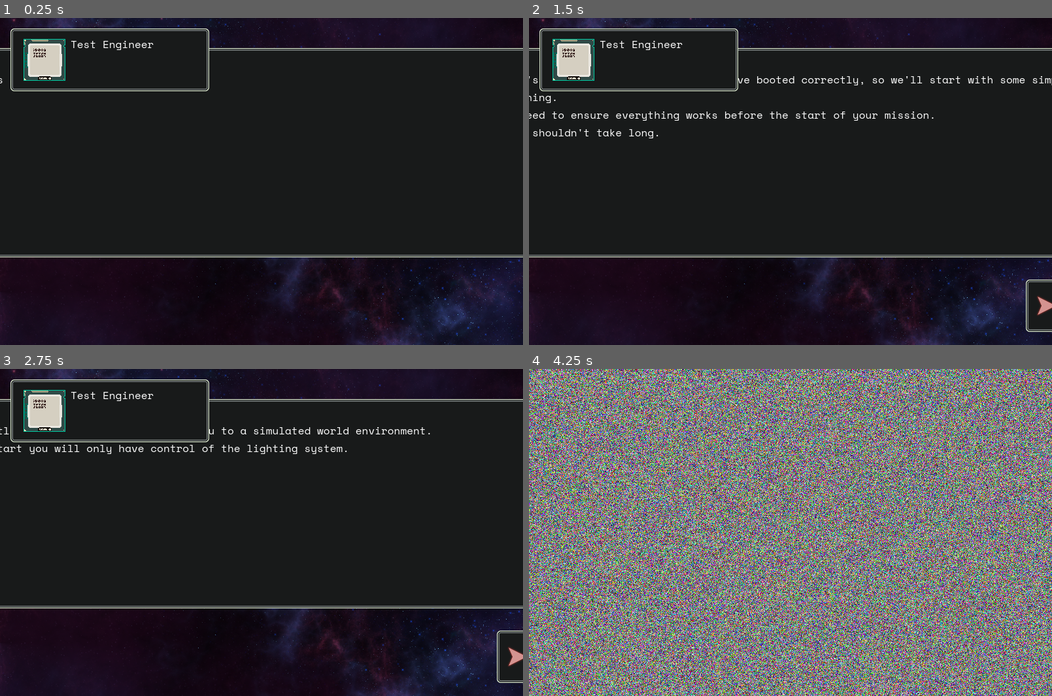
Above: before the commit, frames 1-4 (two rows, left to right).
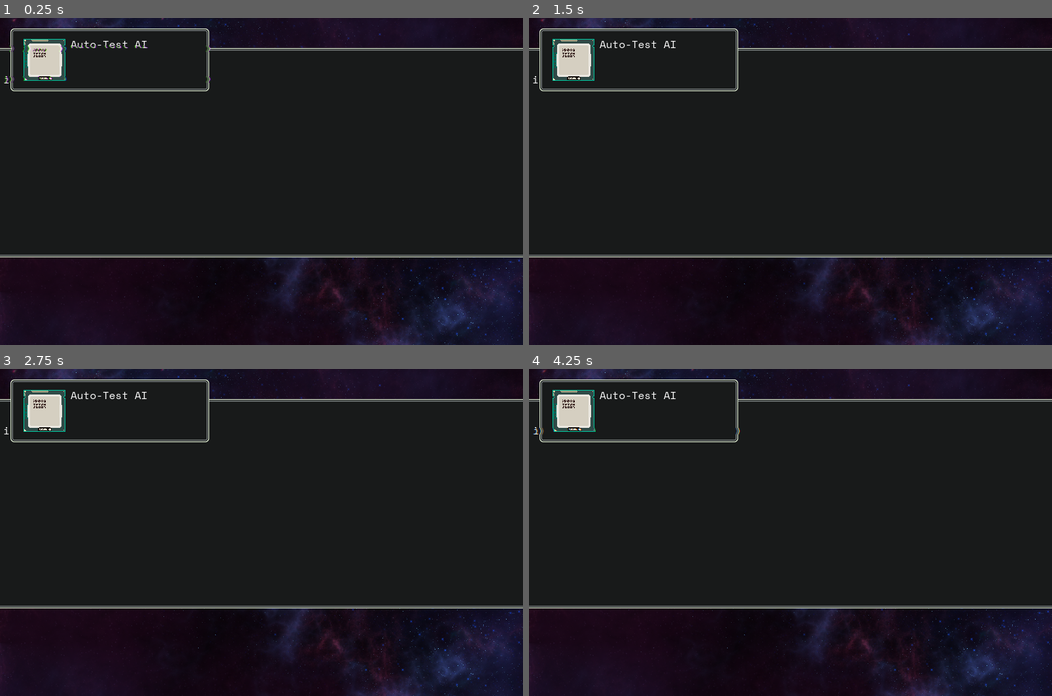
Above: after the commit, the same moments.

Repository: maximinus/scheme7
Game: Godot game, scene res://scenes/Interface/Dialog/Dialog.tscn
Same seed, same stepped clock (60 frames per second), same inputs: the game is played once before the commit and once after it. After the commit the project has no main scene; this scene is started directly in both runs. Sound files missing from this copy of the repository are replaced by a short silence.
Inputs:
- Up to frame 1 (0.25 s): no input
- Up to frame 2 (1.5 s): tap Enter (Enter) at 0.5, 0.6, 1.35 s; hold D (RightTurn) 0.53-1.28 s; hold M (download) from 1.28 s (still down)
- Up to frame 3 (2.75 s): tap Enter (Enter) at 2, 2.3 s; release M (download) at 2.03 s; hold D (RightTurn) from 2.03 s (still down); tap Space (FireLaser) at 2.1 s
- Up to frame 4 (4.25 s): tap Enter (Enter) at 2.75, 3.05, 3.5, 3.8 s; release D (RightTurn) at 2.78 s; hold W (Thrust) 2.78-3.53 s; tap K (FullBeam) at 2.85 s; hold A (LeftTurn) from 3.53 s (still down); tap L (Lights) at 3.6 s; tap P (Pause) at 4.15 s

The runs differ from the first frame. In frame 1, 0.3% of the frame differs, in the area x 0-65%, y 0-20%; in frame 2, 1.9%; in frame 3, 1.5%; in frame 4, 99%, in the area x 0-100%, y 0-100%.
Error after the commit: Invalid access of index '0' on a base object of type: 'Array'. (res://scenes/Interface/Dialog/Dialog.gd:48)

Commit message:
Pre-commit before removing Godot3 version

Diff:
--- a/Scheme7_G4/code/global/dialog.gd
+++ b/Scheme7_G4/code/global/dialog.gd
@@ -1,23 +1,33 @@
 extends Node
+
+# this global should handle loading dialog fragments from json
+# it will be called by any scenes that need dialog
 
 var text: Array
 
-class  SingleDialog:
+# the base dialog scene is used many times
+# however, it is stored as a packed scene and we cannot edit this data
+# also it takes a frame to be instanced: so we place the data it must show
+# here so it can be picked up by the scene itself
+var next_dialog: Array
+
+class SingleDialog:
+	# this is the data for a single block of dialog
 	var speaker: String
 	var text: String
 
-	func _init() -> void:
-		pass
+	func _init(spk: String, txt: String) -> void:
+		speaker = spk
+		text = txt
 
-func setDialog(data) -> void:
-	text = data
 
-func getDialog() -> Array:
-	# return a chunk of dialog after converting
-	var dialogs = []
-	for i in text:
-		var d = SingleDialog.new()
-		d.speaker = 'Test Engineer'
-		d.text = i
-		dialogs.append(d)
-	return(dialogs)
+func loadDialog(filepath: String):
+	# load the data in the json, parse it and return as needed
+	var new_dialogs: Array = []
+	var path_to_dialog = 'res://json/' + filepath
+	var json_as_text = FileAccess.get_file_as_string(path_to_dialog)
+	var dialog_data = JSON.parse_string(json_as_text)
+	var speaker = dialog_data.speaker
+	for i in dialog_data.dialogs:
+		new_dialogs.append(SingleDialog.new(speaker, i))
+	return new_dialogs
--- a/Scheme7_G4/code/global/scenes.gd
+++ b/Scheme7_G4/code/global/scenes.gd
@@ -1,107 +1,67 @@
 extends Node
 
 # the first scene is dictated in the project settings
+# we use this code to transition
 
 var current_load_path: String
-var load_status
-var level_data
-var level_index: int
-var next_scene
 var transition = preload('res://scenes/SceneTransitions/Static/Static.tscn')
+var dialog_scene = preload('res://scenes/Interface/Dialog/Dialog.tscn')
+var next_dialogs: Array = []
+var loading_dialog: bool
+var scene_stack: Array
 
 func _ready() -> void:
-	# we need to load in the level structure
-	# this tells where to go from scene to scene
 	current_load_path = ''
-	# we need to load and parse the level data
-	level_index = 0
-	loadLevelData()
-	setupLevel()
+	scene_stack = []
 
-func moveToTransition():
-	# we always transition using a scene transistion
+func addScenes(new_scenes: Array):
+	scene_stack.append_array(new_scenes)
+
+func addSingleScene(new_scene: String):
+	scene_stack.append(new_scene)
+
+func moveToNextScene():
+	# the scene calling this is responsible for doiung any fade outs etc...
+	# this code will:
+	# start playing the "static" scene
+	# load the next scene in the background
+	# when the background load is complete, we set a flag
+	# when the static transition is complete and loading is done,
+	#   static scene will call "completeSceneTransition"
+	# and then the new scene is loaded
+	# If there are no scenes to move to, crash out
+	if len(scene_stack) == 0:
+		print('Error: No more scenes')
+		get_tree().quit()
 	get_tree().change_scene_to_packed(transition)
+	loadScene(scene_stack[0])
+	scene_stack.pop_front()
 
-func setupScene():
-	# and this is called by the transition
-	level_index += 1
-	setupLevel()
+func completeSceneTransition():
+	if loading_dialog == true:
+		get_tree().change_scene_to_packed(dialog_scene)
+	else:
+		var scene: PackedScene = getLoadedScene()
+		get_tree().change_scene_to_packed(scene)
 
-func loadLevelData() -> void:
-	# load the json data
-	var filename = 'res://json/levels/tutorial.json'
-	var json_file = FileAccess.open(filename, FileAccess.READ)
-	if json_file == null:
-		print('Failed to load level data')
-		get_tree().quit()
-	var json_text = json_file.get_as_text()
-	json_file.close()
-	var json_data = JSON.parse_string(json_text)
-	if json_data == null:
-		print('Error: Failed to load json')
-		get_tree().quit()
-	level_data = json_data
-
-func setupLevel():
-	print('Setting up: ', level_index)
-	# read the level data and setup the next level before loading it
-	# this should be handled during the transition scene
-	var level = level_data[level_index]
-	# now we check everything
-	next_scene = getScene(level['level'])
-	addDialog(level)
-	buildShip(level)
-
-func getScene(scene: String):
-	# is it the dialog?
-	if scene == 'Dialog':
-		return('res://scenes/Interface/Dialog/Dialog.tscn')
-	if scene.begins_with('tutorial'):
-		return('res://scenes/Levels/tutorial_levels/' + scene + '/' + scene + '.tscn')
-	print('Error: Cannot understand scene name ' + scene)
-	get_tree().quit()
-
-func addDialog(level):
-	if not level.has('dialog'):
-		return
-	# load the dialog json and store it in Dialog singleton
-	var filename = 'res://json/levels/' + level['dialog']
-	var dialog_file = FileAccess.open(filename, FileAccess.READ)
-	if dialog_file == null:
-		print('Error: Failed to load ' + filename)
-	var dialog_text = dialog_file.get_as_text()
-	dialog_file.close()
-	var json_data = JSON.parse_string(dialog_text)
-	if json_data == null:
-		print('Error: JSON error')
-	Dialog.setDialog(json_data['dialog'])
-
-func buildShip(level):
-	if not level.has('ship'):
-		return
-	Globals.ship.reset()
-	for ship_item in level['ship']:
-		match ship_item:
-			'GunsOff':
-				Globals.ship.gun = GunsOff.new()
-			'ShieldOff':
-				Globals.ship.shield = ShieldOff.new()
-			'RocketOff':
-				Globals.ship.rocket = RocketOff.new()
-			'Landed':
-				Globals.ship.status.landed = true
-
-# code to handle loading scenes
-
-func loadScene(scene_path):
-	if current_load_path != '':
-		print('Error: Aloready loading scene')
-		return
+func loadScene(scene_path: String):
+	# start the loading of the scene in the background
 	current_load_path = scene_path
-	# this is called first, then loadChunk until it returns true
-	ResourceLoader.load_threaded_request(current_load_path)
+	# is it a json file, and thus just simple dialog?
+	if scene_path.ends_with('.json'):
+		# it's a dialog file and we already have that
+		Dialog.next_dialog = Dialog.loadDialog(scene_path)
+		loading_dialog = true
+	else:
+		loading_dialog = false
+		# this is called first, then loadChunk until it returns true
+		ResourceLoader.load_threaded_request(current_load_path)
 
 func loadChunk() -> bool:
+	# called constantly until this returns true
+	if loading_dialog == true:
+		# no need to load anything, we are donw
+		return true
 	if current_load_path == '':
 		print('Error: Null loader')
 		return false
@@ -122,6 +82,10 @@
 	current_load_path = ''
 	return new_resource
 
-func changeScene():
-	var scene: PackedScene = getLoadedScene()
-	get_tree().change_scene_to_packed(scene)
+func addInitialScenes():
+	# run when the game starts. This sets up the tutorial scenes and dialog
+	# If a plain dialog scene is run, it needs some dialog
+	# thus if a line is plain json, it is just dialog and needs a dialog scene
+	var first_scenes = ['/tutorials/pre_light_test.json',
+						'res://scenes/Levels/tutorial_levels/tutorial_1/tutorial_1.tscn']
+	addScenes(first_scenes)
--- a/Scheme7_G4/json/levels.json
+++ /dev/null
@@ -1,8 +0,0 @@
-[
-	"dialog1",
-	"level1",
-	"dialog2",
-	"level2",
-	"dialog3",
-	"level3"
-]
--- a/Scheme7_G4/json/levels/level1.json
+++ /dev/null
@@ -1,6 +0,0 @@
-{
-	"dialog": ["Good morning.\nToday we will be conducting the standard startup test.",
-			   "This test will determine if your system has been installed correctly so you can begin active service.",
-			   "We begin with testing the simpler controls.\nThe L key will cycle through the lights.",
-			   "Prepare to be transferred to the test site. \nRemember to test the lights with the L key."]
-}
--- a/Scheme7_G4/json/levels/tutorial.json
+++ /dev/null
@@ -1,22 +0,0 @@
-[
-	{
-		"level": "Dialog",
-		"dialog": "tutorials/tutorial1.json"
-	},
-	{
-		"level": "tutorial_1",
-		"ship": ["GunsOff", "ShieldOff", "RocketOff", "Landed"]
-	},
-	{
-		"level": "Dialog",
-		"dialog": "tutorials/tutorial1.json"
-	},
-	{
-		"level": "tutorial_2",
-		"ship": ["GunsOff", "ShieldOff", "Landed"]
-	},
-	{
-		"level": "Dialog",
-		"dialog": "tutorials/tutorial1.json"
-	}
-]
--- a/Scheme7_G4/json/levels/tutorials/tutorial1.json
+++ /dev/null
@@ -1,6 +0,0 @@
-{
-	"dialog": ["Let's start. AIRW-7, are your communication channels open?",
-			   "That's great. Your systems seem to have booted correctly, so we'll start with some simple training.\nWe need to ensure everything works before the start of your mission.\nThis shouldn't take long.",
-			   "Shortly your sensors will transfer you to a simulated world environment.\nTo start you will only have control of the lighting system.",
-			   "Read the mission objectives on the bottom right and complete this simple task.\n Press the enter key when you are ready."]
-}
--- a/Scheme7_G4/json/levels/tutorials/tutorial2.json
+++ /dev/null
@@ -1,6 +0,0 @@
-{
-	"dialog": ["Well done. That cognitive and understasning code appears to work. Now we'll start to get more serious.",
-			   "The next simulation is about takeoff and landing.\nYou'll ese the W key to thrust and W and D keys to turn.",
-			   "Move your craft to the right and land on the obvious lander (it has a blocking yellow light",
-			   "Don't worry if you crash - the simulation will just reset\n. Good luck, and press enter to continue"]
-}
--- a/Scheme7_G4/json/levels/tutorials/tutorial3.json
+++ /dev/null
@@ -1,6 +0,0 @@
-{
-	"dialog": ["Good job once more. It can take some time for your neural net to adjust to flying.\nWhenever you get the chance, try to practise.",
-			   "Just a few more tests now. On this next one, you'll have a gun. Use it to destroy the lights found in the simulation.",
-			   "Crashing into the light does not count for this test.\nUse the spacebar to activate your gun and blow them up.",
-			   "Your system readings indicate this should be fairly easy for you to do."]
-}
--- a/Scheme7_G4/project.godot
+++ b/Scheme7_G4/project.godot
@@ -11,7 +11,7 @@
 [application]
 
 config/name="Scheme7"
-run/main_scene="res://scenes/Interface/Dialog/Dialog.tscn"
+run/main_scene="res://scenes/TitleScreen/title_screen.tscn"
 config/features=PackedStringArray("4.1")
 config/icon="res://icon.png"
 
@@ -108,6 +108,16 @@
 "events": [Object(InputEventKey,"resource_local_to_scene":false,"resource_name":"","device":0,"window_id":0,"alt_presse …(181 unchanged characters)…
 ]
 }
+Up={
+"deadzone": 0.5,
+"events": [Object(InputEventKey,"resource_local_to_scene":false,"resource_name":"","device":-1,"window_id":0,"alt_pressed":false,"shift_pressed":false,"ctrl_pressed":false,"meta_pressed":false,"pressed":false,"keycode":0,"physical_keycode":4194320,"key_label":0,"unicode":0,"echo":false,"script":null)
+]
+}
+Down={
+"deadzone": 0.5,
+"events": [Object(InputEventKey,"resource_local_to_scene":false,"resource_name":"","device":-1,"window_id":0,"alt_pressed":false,"shift_pressed":false,"ctrl_pressed":false,"meta_pressed":false,"pressed":false,"keycode":0,"physical_keycode":4194322,"key_label":0,"unicode":0,"echo":false,"script":null)
+]
+}
 
 [physics]
 
--- a/Scheme7_G4/scenes/Interface/Dialog/Dialog.gd
+++ b/Scheme7_G4/scenes/Interface/Dialog/Dialog.gd
@@ -4,7 +4,7 @@
 
 const CHARACTERS_PER_SECOND = 100.0
 
-var dialogs = []
+var dialogs = [Dialog.SingleDialog.new('Error', 'No dialog set')]
 var index = 0
 var current_status = Status.DRAWING
 var timer_on = false
@@ -12,8 +12,8 @@
 
 func _ready():
 	index = 0
-	dialogs = Dialog.getDialog()
 	# this is animating the arrow
+	dialogs = Dialog.next_dialog
 	$Next/Next/Margin/HBoxContainer/TextureRect/AnimationPlayer.play('show')
 	displayDialog()
 
--- a/Scheme7_G4/scenes/Interface/Dialog/Dialog.tscn
+++ b/Scheme7_G4/scenes/Interface/Dialog/Dialog.tscn
@@ -34,11 +34,9 @@
 
 [sub_resource type="ShaderMaterial" id="2"]
 shader = ExtResource("8_8346l")
-shader_parameter/range = 0.1
-shader_parameter/noiseQuality = 20.0
-shader_parameter/noiseIntensity = 4.65814e-09
-shader_parameter/offsetIntensity = 0.001
-shader_parameter/colorOffsetIntensity = 0.1
+shader_parameter/range = 0.01
+shader_parameter/offsetIntensity = -0.003
+shader_parameter/colorOffsetIntensity = 0.2
 
 [node name="Dialog" type="Control"]
 layout_mode = 3
@@ -179,7 +177,6 @@
 volume_db = -5.0
 
 [node name="Glitch" type="ColorRect" parent="."]
-visible = false
 material = SubResource("2")
 layout_mode = 1
 anchors_preset = 15
--- a/Scheme7_G4/scenes/Interface/Dialog/DialogGlitch.gdshader
+++ b/Scheme7_G4/scenes/Interface/Dialog/DialogGlitch.gdshader
@@ -1,8 +1,6 @@
 shader_type canvas_item;
 
 uniform float range : hint_range(0.0, 0.1, 0.005)= 0.05;
-uniform float noiseQuality : hint_range(0.0, 300.0, 0.1)= 250.0;
-uniform float noiseIntensity : hint_range(-0.6, 0.6, 0.0010)= 0.0088;
 uniform float offsetIntensity : hint_range(-0.1, 0.1, 0.001) = 0.03;
 uniform float colorOffsetIntensity : hint_range(0.0, 5.0, 0.001) = 1.3;
 uniform sampler2D SCREEN_TEXTURE : hint_screen_texture;
@@ -25,26 +23,24 @@
 void fragment()
 {
     vec2 uv = SCREEN_UV;
-    for (float i = 0.0; i < 0.71; i += 0.1313)
+    for (float i = 0.0; i < 1.0; i += 0.3741)
     {
-        float d = mod(TIME * i, 1.7);
+        float d = mod(TIME * i, 0.7);
         float o = sin(1.0 - tan(TIME * 0.24 * i));
     	o *= offsetIntensity;
         uv.x += verticalBar(d, UV.y, o);
     }
 
-    float UVY = uv.y;
-    UVY *= noiseQuality;
-    UVY = float(int(UVY)) * (1.0 / noiseQuality);
-    float noise = rand(vec2(TIME * 0.00001, UVY));
-    uv.x += noise * noiseIntensity;
+	if(uv.x == SCREEN_UV.x) {
+		COLOR = texture(SCREEN_TEXTURE, uv);
+	} else {
+		vec2 offsetR = vec2(0.009 * sin(TIME), 0.0) * colorOffsetIntensity;
+		vec2 offsetG = vec2(0.0073 * (cos(TIME * 0.97)), 0.0) * colorOffsetIntensity;
 
-    vec2 offsetR = vec2(0.009 * sin(TIME), 0.0) * colorOffsetIntensity;
-    vec2 offsetG = vec2(0.0073 * (cos(TIME * 0.97)), 0.0) * colorOffsetIntensity;
-
-    float r = texture(SCREEN_TEXTURE, uv + offsetR).r;
-    float g = texture(SCREEN_TEXTURE, uv + offsetG).g;
-    float b = texture(SCREEN_TEXTURE, uv).b;
-    vec4 tex = vec4(r, g, b, 1.0);
-    COLOR = tex;
+		float r = texture(SCREEN_TEXTURE, uv + offsetR).r;
+		float g = texture(SCREEN_TEXTURE, uv + offsetG).g;
+		float b = texture(SCREEN_TEXTURE, uv).b;
+		vec4 tex = vec4(r, g, b, 1.0);
+		COLOR = tex;
+	}
 }
--- a/Scheme7_G4/scenes/Interface/Dialog/overlay_dialog.gd
+++ b/Scheme7_G4/scenes/Interface/Dialog/overlay_dialog.gd
@@ -18,5 +18,6 @@
 	dialog_index += 1
 	if dialog_index >= len(dialogs):
 		# nothing to do
-		return
-	$Panel/MarginContainer/HBox/Label.text = dialogs[dialog_index]
+		hide()
+	else:
+		$Panel/MarginContainer/HBox/Label.text = dialogs[dialog_index].text
--- a/Scheme7_G4/scenes/Levels/tutorial_levels/tutorial_1/tutorial_1.gd
+++ b/Scheme7_G4/scenes/Levels/tutorial_levels/tutorial_1/tutorial_1.gd
@@ -1,19 +1,15 @@
 extends Node2D
 
 var index: int
-
-var dialog_text: Array = ['Press <Enter> to move this dialog forward',
-						  'First, check the lights',
-						  'You can see the objectives in the bottom right',
-						  'Press the keys as described',
-						  'The tutorial will automatically end']
+var dialog_parts: Array
 
 func _ready():
 	$Player.processing = true
 	# TODO: Set ship status here
 	index = 0
 	setupObjectives()
-	$CanvasLayer/OverlayDialog.setup(dialog_text)
+	dialog_parts = Dialog.loadDialog('tutorials/light_test.json')
+	$CanvasLayer/OverlayDialog.setup(dialog_parts)
 
 func _process(_delta):
 	# advance dialog if enter pressed
@@ -60,10 +56,11 @@
 # the second entry to the array is the function that checks
 var objectives = [
 	['Turn on lights [L]', 			Callable(self, 'checkLightsOn')],
-	['Turn on surround lights [L]',	Callable(self, 'checkLightCircle')],
+	['Turn on surround lights [L]', Callable(self, 'checkLightCircle')],
 	['Turn on headlights [K]',		Callable(self, 'checkHeadlightOn')]
 ]
 
-func _on_Objectives_mission_complete():
+func _on_objectives_mission_complete():
+	$CanvasLayer/OverlayDialog.hide()
 	$CanvasLayer/MissionComplete.show()
 	$CanvasLayer/MissionComplete.playAnim()
--- a/Scheme7_G4/scenes/Levels/tutorial_levels/tutorial_1/tutorial_1.tscn
+++ b/Scheme7_G4/scenes/Levels/tutorial_levels/tutorial_1/tutorial_1.tscn
@@ -107,3 +107,5 @@
 
 [node name="CanvasModulate" type="CanvasModulate" parent="."]
 color = Color(0.0823529, 0.0784314, 0.0745098, 1)
+
+[connection signal="mission_complete" from="CanvasLayer/Objectives" to="." method="_on_objectives_mission_complete"]
--- a/Scheme7_G4/scenes/PlayerUI/MissionComplete/MissionComplete.gd
+++ b/Scheme7_G4/scenes/PlayerUI/MissionComplete/MissionComplete.gd
@@ -23,7 +23,7 @@
 		return
 	# did the player ask to move on?
 	if Input.is_action_just_pressed('Enter'):
-		Scenes.moveToTransition()
+		Scenes.moveToNextScene()
 
 func _on_StartTimer_timeout():
 	# we waited a little before starting, but now we start
--- a/Scheme7_G4/scenes/PlayerUI/MissionComplete/MissionComplete.tscn
+++ b/Scheme7_G4/scenes/PlayerUI/MissionComplete/MissionComplete.tscn
@@ -57,14 +57,14 @@
 [sub_resource type="FastNoiseLite" id="2"]
 
 [sub_resource type="NoiseTexture2D" id="3"]
-width = 1024
+width = 1280
 height = 256
-seamless = true
+generate_mipmaps = false
 noise = SubResource("2")
 
 [sub_resource type="ShaderMaterial" id="4"]
 shader = SubResource("1")
-shader_parameter/radius = 3.645
+shader_parameter/radius = 0.0
 shader_parameter/size = 0.4
 shader_parameter/highlight = null
 shader_parameter/noise = SubResource("3")
@@ -115,7 +115,6 @@
 script = ExtResource("4")
 
 [node name="Logo" type="Sprite2D" parent="."]
-visible = false
 material = SubResource("4")
 position = Vector2(528, 656)
 texture = ExtResource("1")
--- a/Scheme7_G4/scenes/PlayerUI/Pause/PauseScreen.tscn
+++ b/Scheme7_G4/scenes/PlayerUI/Pause/PauseScreen.tscn
@@ -31,4 +31,4 @@
 [node name="Sprite2D" type="Sprite2D" parent="."]
 texture = ExtResource("2")
 centered = false
-offset = Vector2(352, 246)
+offset = Vector2(480, 246)
--- a/Scheme7_G4/scenes/SceneTransitions/Static/Static.gd
+++ b/Scheme7_G4/scenes/SceneTransitions/Static/Static.gd
@@ -5,10 +5,9 @@
 var scene: String
 
 func _ready():
+	# to use this scene, set the value "Scenes.next_scene"
 	scene_loaded = false
 	switch_scene = false
-	scene = Scenes.next_scene
-	Scenes.loadScene(scene)
 
 func _process(_delta):
 	# keep loading until there is no more
@@ -16,8 +15,7 @@
 		scene_loaded = Scenes.loadChunk()
 	else:
 		if switch_scene == true:
-			Scenes.setupScene()
-			Scenes.changeScene()
+			Scenes.completeSceneTransition()
 
 func _on_Timer_timeout():
 	switch_scene = true
--- a/Scheme7_G4/scenes/SceneTransitions/Static/Static.tscn
+++ b/Scheme7_G4/scenes/SceneTransitions/Static/Static.tscn
@@ -13,16 +13,23 @@
 uniform float brightness = 1.0;
 uniform float contrast = 1.0;
 uniform float saturation = 1.0;
+uniform float border_size = 50.0;
 
 float noise(in vec2 xy, in float seed)
 {
-    return fract(tan(distance(xy * PHI, xy) * seed ) *xy.x);
+    return fract(tan(distance(xy * PHI, xy) * seed) * xy.x);
+}
+
+float rounded_box(vec2 pos) {
+	float radius = 1.4;
+	vec2 q = abs(pos) - vec2(0.2, 0.2) + radius;
+	return min(max(q.x, q.y), 0.0) + length(max(q, 0.0)) - radius;
 }
 
 void fragment() {
 	vec2 m = SCREEN_UV;
-	m.x *= 1000.0;
-	m.y *= 600.0;
+	m.x *= 1.3;
+	m.y *= 2.5;
 
 	vec4 pixel = vec4(noise(m, fract(TIME) + 1.0),
 				  	  noise(m, fract(TIME) + 2.0),
@@ -33,6 +40,11 @@
     pixel.rgb = mix(vec3(0.5), pixel.rgb, contrast);
     pixel.rgb = mix(vec3(dot(vec3(1.0), pixel.rgb) * 0.33333), pixel.rgb, saturation);
 
+	// vigenette it a bit
+	vec2 position = (UV - 0.5);
+	float distance = max(min(rounded_box(position), 1.0), 0.0);
+	pixel.a = 1.0 - distance;
+
 	COLOR = pixel;
 }
 "
@@ -42,6 +54,7 @@
 shader_parameter/brightness = 1.0
 shader_parameter/contrast = 1.0
 shader_parameter/saturation = 1.0
+shader_parameter/border_size = 20.0
 
 [node name="Static" type="Node2D"]
 script = ExtResource("3")
@@ -51,8 +64,8 @@
 anchors_preset = 15
 anchor_right = 1.0
 anchor_bottom = 1.0
-offset_right = 1152.0
-offset_bottom = 648.0
+offset_right = 1280.0
+offset_bottom = 800.0
 grow_horizontal = 2
 grow_vertical = 2
 
@@ -62,7 +75,6 @@
 autoplay = true
 
 [node name="Timer" type="Timer" parent="."]
-wait_time = 0.6
 one_shot = true
 autostart = true
 
Binary file changed: Scheme7_G4/gfx/gui/mission_complete/header.png
Binary file changed: Scheme7_G4/gfx/gui/mission_complete/instructions.png
Not shown, changed: AUTHORS.txt
Not shown, added: S7Lang/rust/learn/handy_test/Cargo.lock
Not shown, added: S7Lang/rust/learn/handy_test/src/main.rs
Not shown, added: S7Lang/rust/learn/handy_test/target/.rustc_info.json
Not shown, added: S7Lang/rust/learn/handy_test/target/CACHEDIR.TAG
Not shown, added: S7Lang/rust/learn/handy_test/target/debug/.cargo-lock
Not shown, added: S7Lang/rust/learn/handy_test/target/debug/.fingerprint/handy_test-76589bf2232f497f/dep-test-bin-handy_test
Not shown, added: S7Lang/rust/learn/handy_test/target/debug/.fingerprint/handy_test-76589bf2232f497f/invoked.timestamp
Not shown, added: S7Lang/rust/learn/handy_test/target/debug/.fingerprint/handy_test-76589bf2232f497f/test-bin-handy_test.json
Not shown, added: S7Lang/rust/learn/handy_test/target/debug/.fingerprint/handy_test-af90d14a4d8cf262/bin-handy_test.json
(and 167 more such lines)
